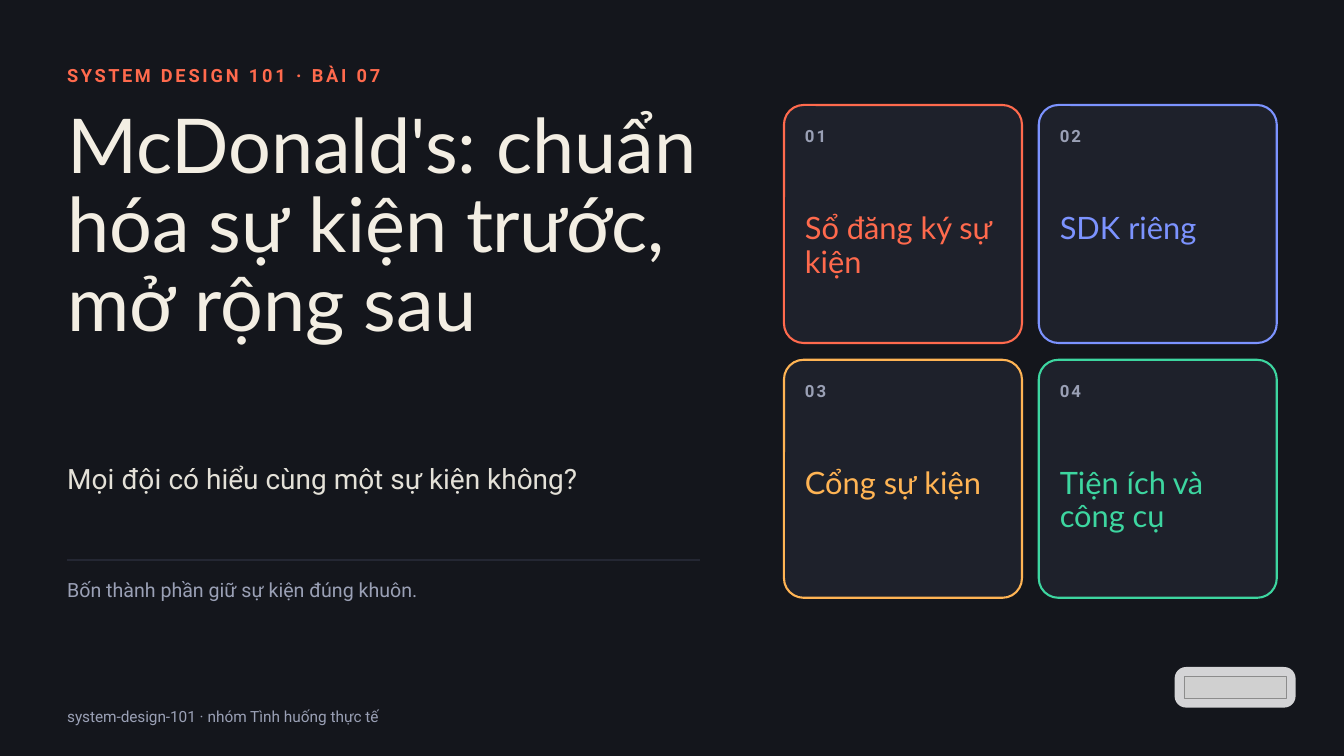
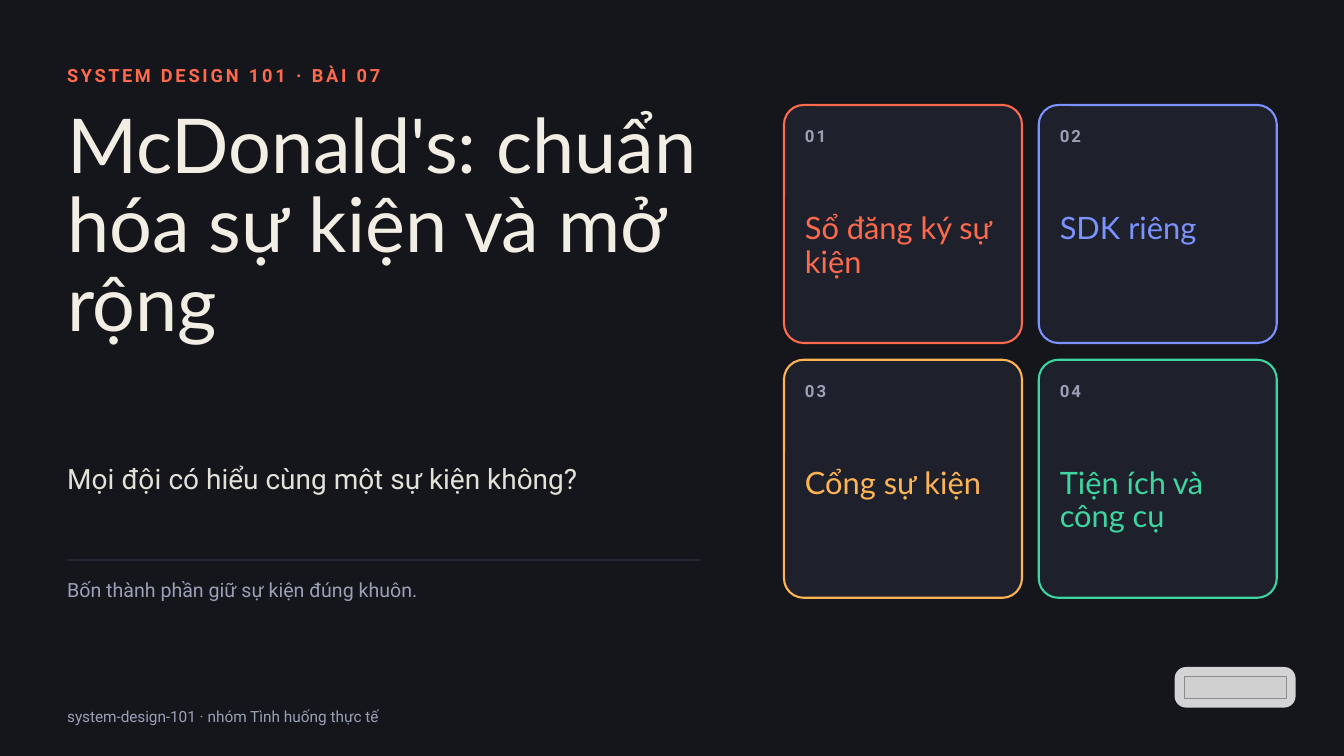
Before and after one commit to vohoailinh90/tool-marketing-studio, a slide deck: slide 1 of system-design-101/vi/lessons/sd-02-007/slides/sd-02-007.pptx. Drawn at 1344x756 pixels with LibreOffice and Linux fonts; fonts in the diff are those of the drawing; grey boxes stand for pictures. Boxes give left, top, right and bottom in pixels: in the first picture for what was removed or moved away, otherwise in the second. Text is boxed around its words. In the diff, an @@ line names an element or a change of style, - is before the commit and + after.

```diff
--- a/system-design-101/vi/lessons/sd-02-007/slides/sd-02-007.pptx
+++ b/system-design-101/vi/lessons/sd-02-007/slides/sd-02-007.pptx
@@ text at (x1=67, y1=111, x2=696, y2=344): text changed @@
-McDonald's: chuẩn hóa sự kiện trước, mở rộng sau
+McDonald's: chuẩn hóa sự kiện và mở rộng
```
Also in this commit, not shown: 1 other slide changed, 3 other files.
